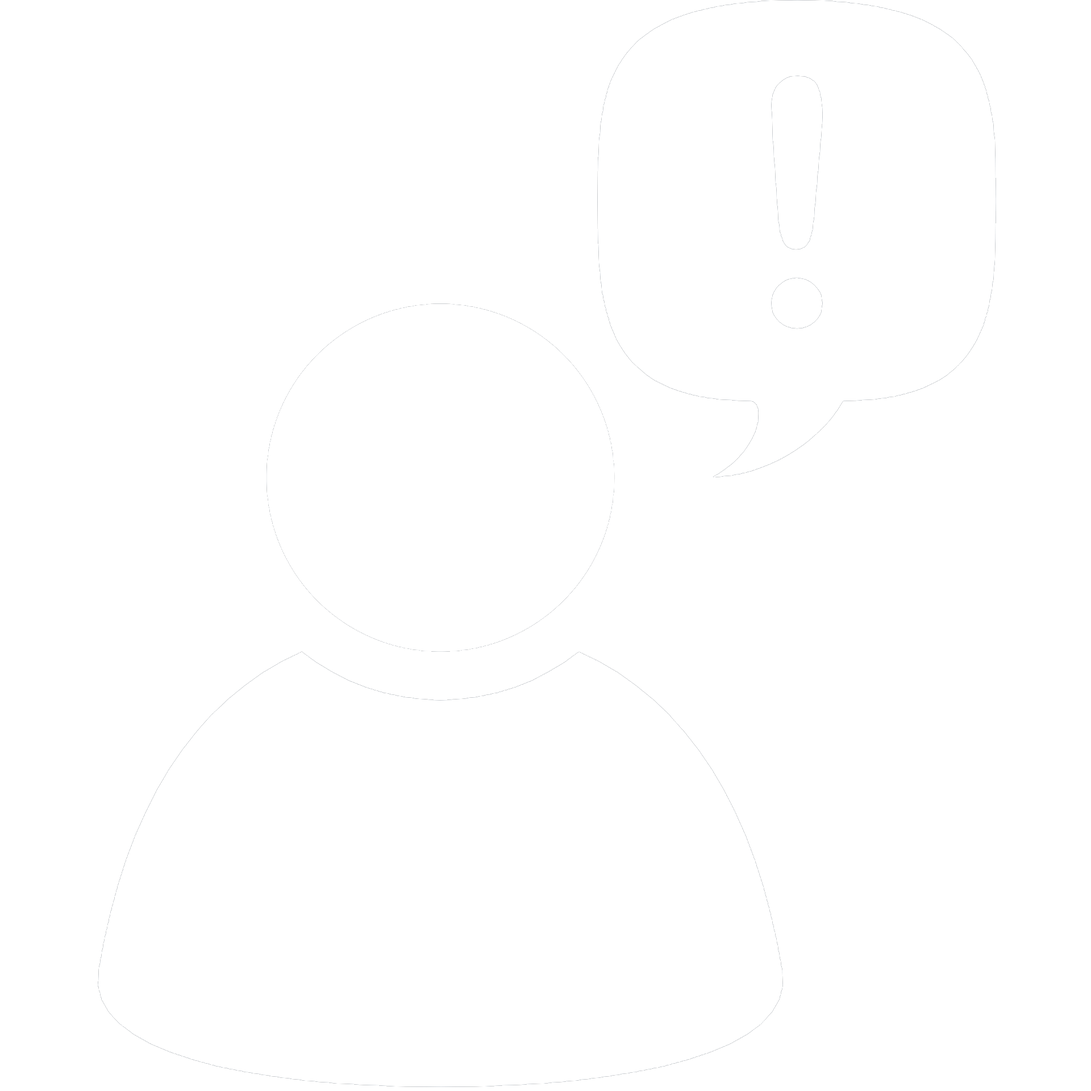
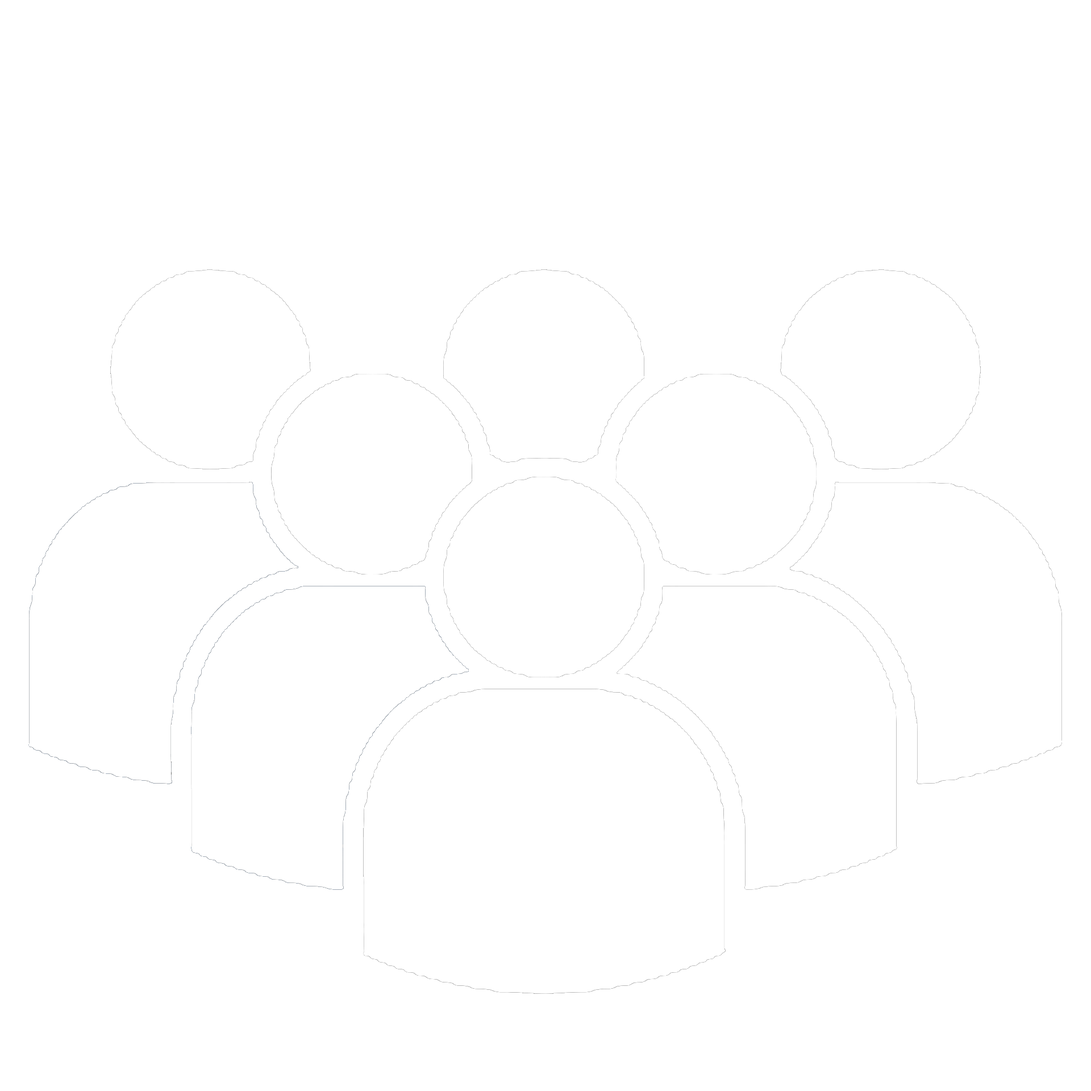
Layered file, before and after one edit (w=1091, h=1091). Changes by layer:
added layer "Layer 2" above "Layer 1 copy" over 28, 269, 1063, 995
hid "Layer 1" over 97, 0, 997, 1088
